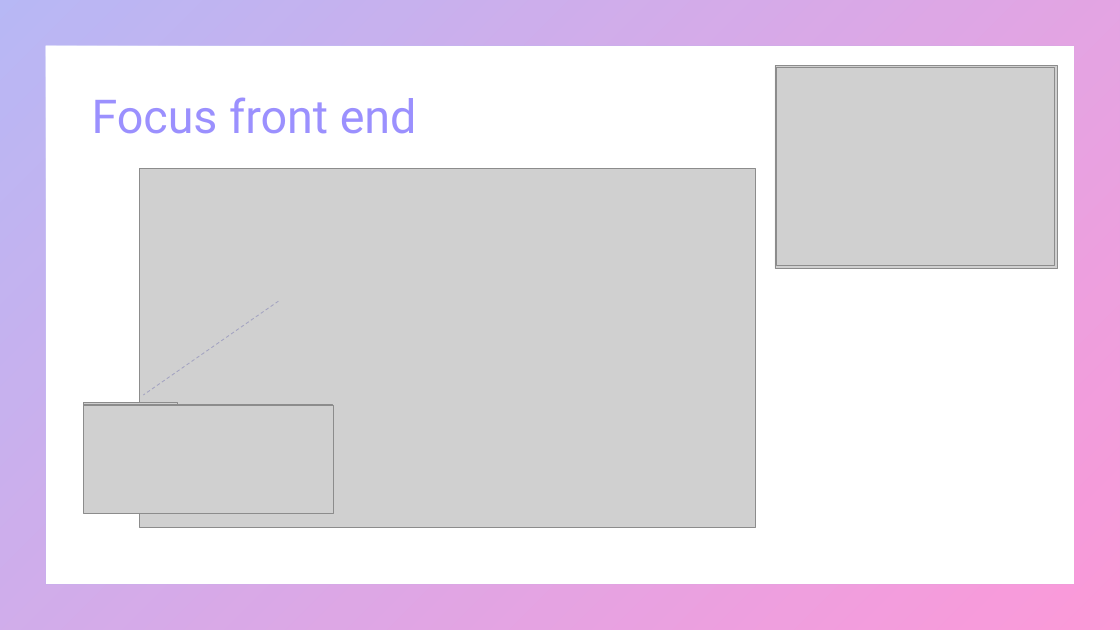
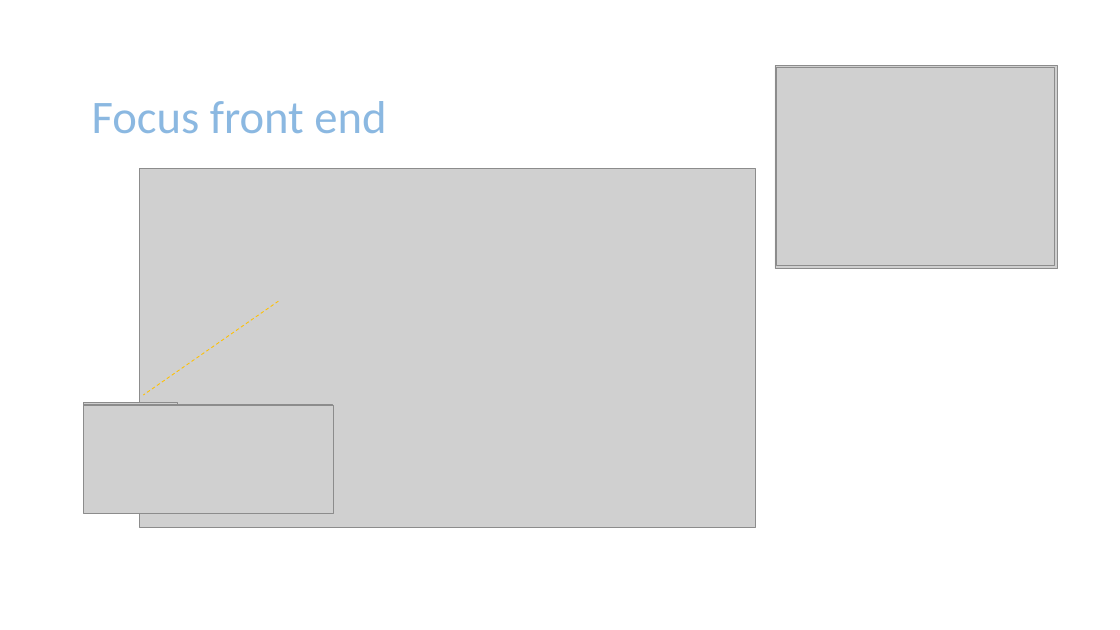
Before and after one commit to mapette/sos_immo_backend, a slide deck: slide 5 of doc/présentation V4 - commentaires.pptx. Drawn at 1120x630 pixels with LibreOffice and Linux fonts; fonts in the diff are those of the drawing; grey boxes stand for pictures. Boxes give left, top, right and bottom in pixels: in the first picture for what was removed or moved away, otherwise in the second. Text is boxed around its words. In the diff, an @@ line names an element or a change of style, - is before the commit and + after.

```diff
--- a/doc/présentation V4 - commentaires.pptx
+++ b/doc/présentation V4 - commentaires.pptx
@@ frame removed at <box>0,0,1120,630</box> @@
@@ title "Focus front end" at <box>92,101,386,133</box>: font Roboto to Calibri, text colour gradient #7162FE to #F900A0 to gradient #5B9BD5 to #4472C4 @@
@@ line (278, 302) - (144, 395): stroke #A3A3C1 0.75 pt dashed to #FFC000 0.75 pt dashed @@
```
Also in this commit, not shown: 23 other slides changed, 1 slide added, 1 other file.
